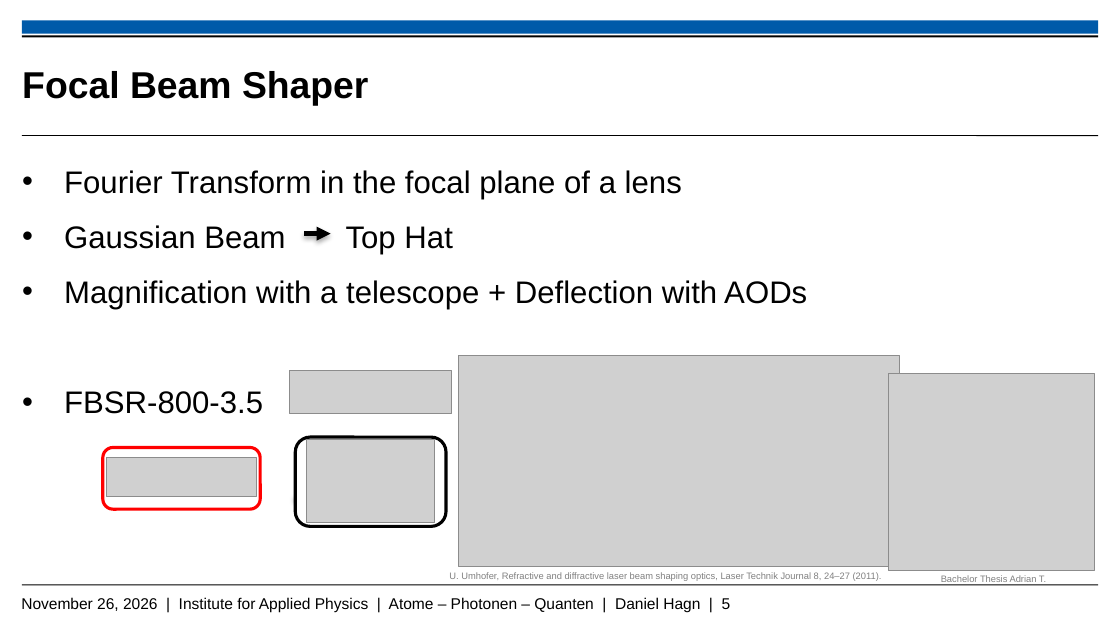
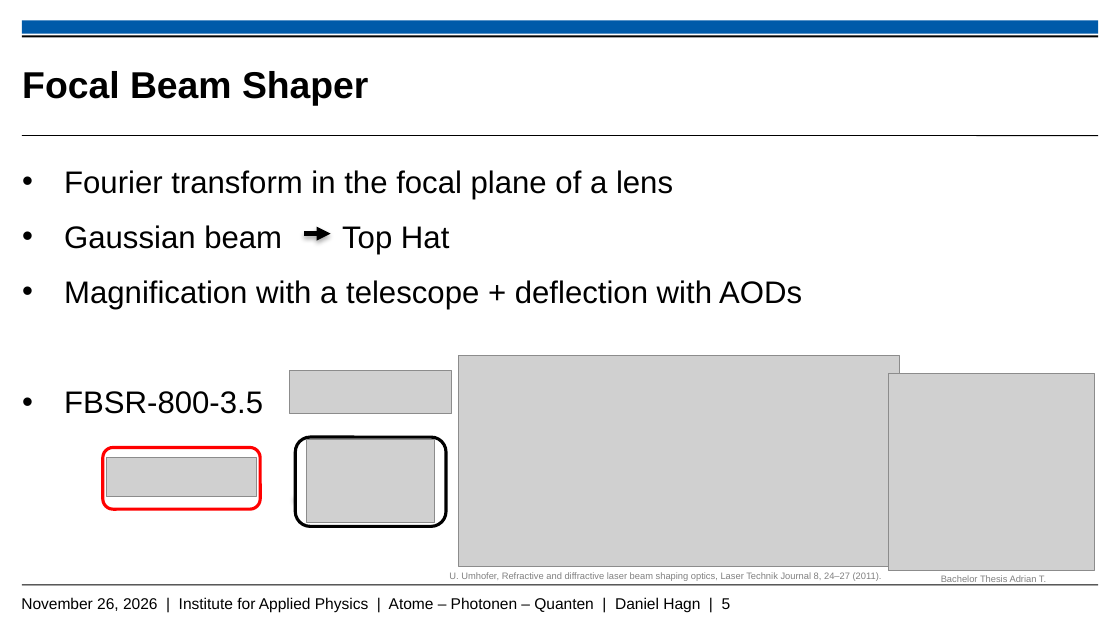
Before and after one commit to Daniel-Hagn-physik/Masterthesis_Backup, a slide deck: slide 5 of Hagn_Daniel_Mastervortrag.pptx. Drawn at 1120x630 pixels with LibreOffice and Linux fonts; fonts in the diff are those of the drawing; grey boxes stand for pictures; background and template pictures are left out. Boxes give left, top, right and bottom in pixels: in the first picture for what was removed or moved away, otherwise in the second. Text is boxed around its words. In the diff, an @@ line names an element or a change of style, - is before the commit and + after.

Commit message:
20.11

```diff
--- a/Hagn_Daniel_Mastervortrag.pptx
+++ b/Hagn_Daniel_Mastervortrag.pptx
@@ text at (64,170,802,309): text changed @@
-• Fourier Transform in the focal plane of a lens
-• Gaussian Beam Top Hat
-• Magnification with a telescope + Deflection with AODs
+• Fourier transform in the focal plane of a lens
+• Gaussian beam Top Hat
+• Magnification with a telescope + deflection with AODs
```
Also in this commit, not shown: 9 other slides changed.
